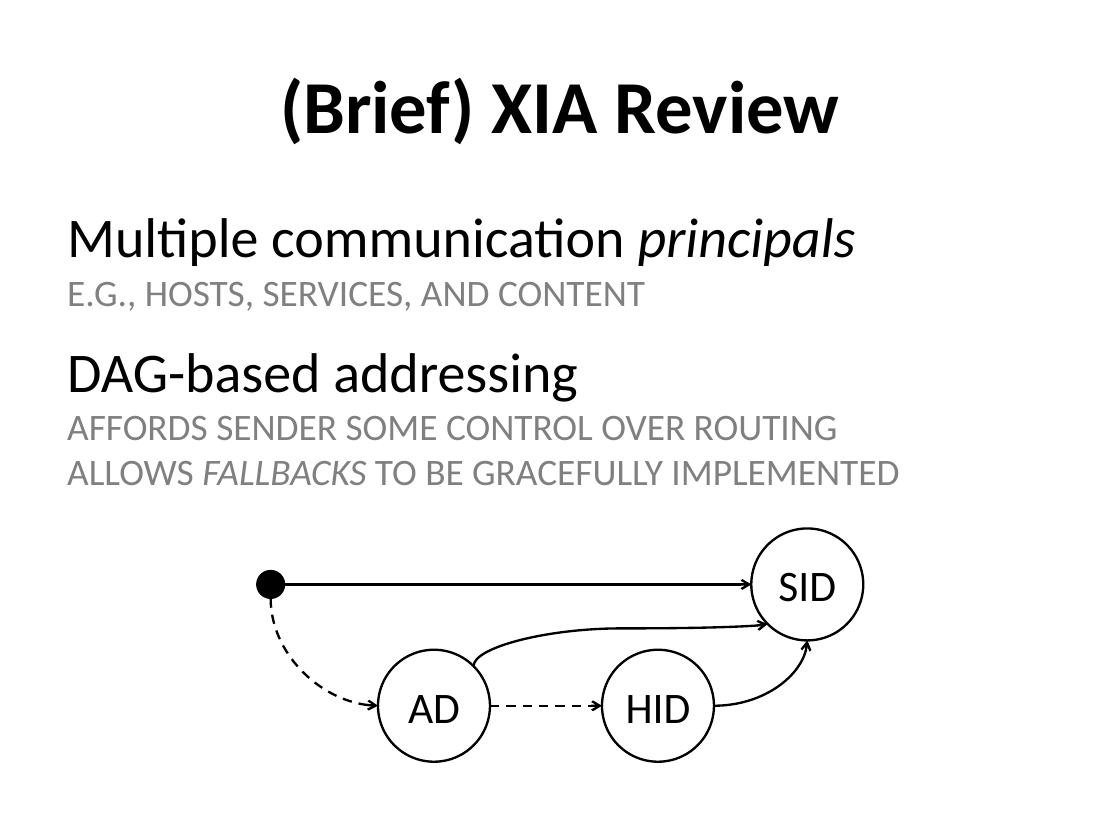
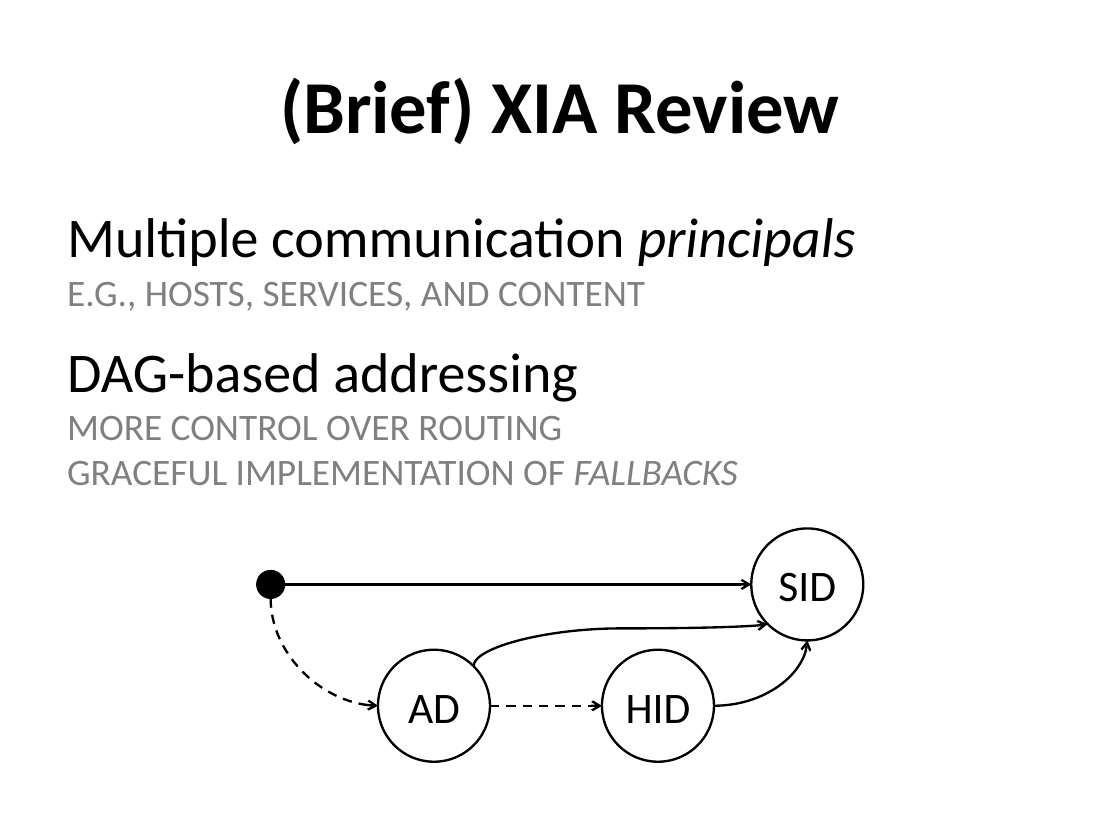
Before and after one commit to nfeltman/XIAnon, a slide deck: slide 3 of Presentation/Anonymity In XIA.pptx. Drawn at 1120x840 pixels with LibreOffice and Linux fonts; fonts in the diff are those of the drawing. Boxes give left, top, right and bottom in pixels: in the first picture for what was removed or moved away, otherwise in the second. Text is boxed around its words. In the diff, an @@ line names an element or a change of style, - is before the commit and + after.

```diff
--- a/Presentation/Anonymity In XIA.pptx
+++ b/Presentation/Anonymity In XIA.pptx
@@ text at bbox=[67, 416, 738, 485]: text changed @@
-  AFFORDS SENDER SOME CONTROL OVER ROUTING
-  ALLOWS FALLBACKS TO BE GRACEFULLY IMPLEMENTED
+  MORE CONTROL OVER ROUTING
+  GRACEFUL IMPLEMENTATION OF FALLBACKS
```
Also in this commit, not shown: 5 other slides changed.
